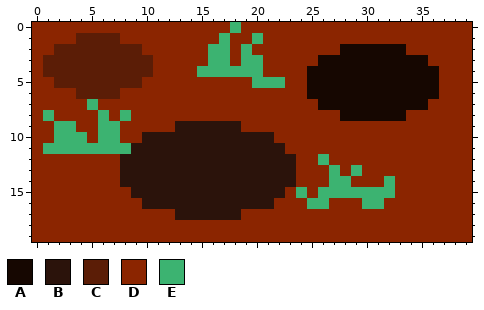
Pixel-art file: Assets/Design/Sprites/ground-tile.aseprite. The first picture shows the starting point.
40x20 pixels, 1 frame.
Palette (. is transparent): A #160701  B #2b130b  C #5b1d06  D #8b2500  E #3cb371
Pixels before, first column x 0:
 0 DDDDDDDDDDDDDDDDDDEDDDDDDDDDDDDDDDDDDDDD
 1 DDDDCCCCDDDDDDDDDEDDEDDDDDDDDDDDDDDDDDDD
 2 DDCCCCCCCCDDDDDDEEDEDDDDDDDDAAAAAADDDDDD
 3 DCCCCCCCCCCDDDDDEEDEEDDDDDAAAAAAAAAADDDD
 4 DCCCCCCCCCCDDDDEEEEEEDDDDAAAAAAAAAAAADDD
 5 DDCCCCCCCCDDDDDDDDDDEEEDDAAAAAAAAAAAADDD
 6 DDDDCCCCDDDDDDDDDDDDDDDDDAAAAAAAAAAAADDD
 7 DDDDDEDDDDDDDDDDDDDDDDDDDDAAAAAAAAAADDDD
 8 DEDDDDEDEDDDDDDDDDDDDDDDDDDDAAAAAADDDDDD
 9 DDEEDDEEDDDDDBBBBBBDDDDDDDDDDDDDDDDDDDDD
10 DDEEEDEEDDBBBBBBBBBBBBDDDDDDDDDDDDDDDDDD
11 DEEEEEEEEBBBBBBBBBBBBBBDDDDDDDDDDDDDDDDD
12 DDDDDDDDBBBBBBBBBBBBBBBBDDEDDDDDDDDDDDDD
13 DDDDDDDDBBBBBBBBBBBBBBBBDDDEDEDDDDDDDDDD
14 DDDDDDDDBBBBBBBBBBBBBBBBDDDEEDDDEDDDDDDD
15 DDDDDDDDDBBBBBBBBBBBBBBDEDEEEEEEEDDDDDDD
16 DDDDDDDDDDBBBBBBBBBBBBDDDEEDDDEEDDDDDDDD
17 DDDDDDDDDDDDDBBBBBBDDDDDDDDDDDDDDDDDDDDD
18 DDDDDDDDDDDDDDDDDDDDDDDDDDDDDDDDDDDDDDDD
19 DDDDDDDDDDDDDDDDDDDDDDDDDDDDDDDDDDDDDDDD
Now the later version:
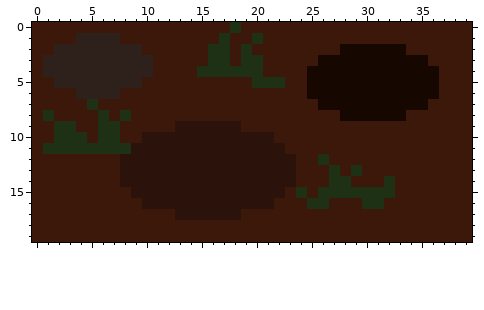
Edits made:
layer "Layer 2" added
layer "Layer 3" opacity 90% hard light added
Colour C changes from #5b1d06 to #2e211c.
Colour D changes from #8b2500 to #3c180b.
Colour E changes from #3cb371 to #1f3114.
Changed places in both pictures, as pixel boxes (x1, y1, x2, y2):
changed: (32, 22, 472, 242)
